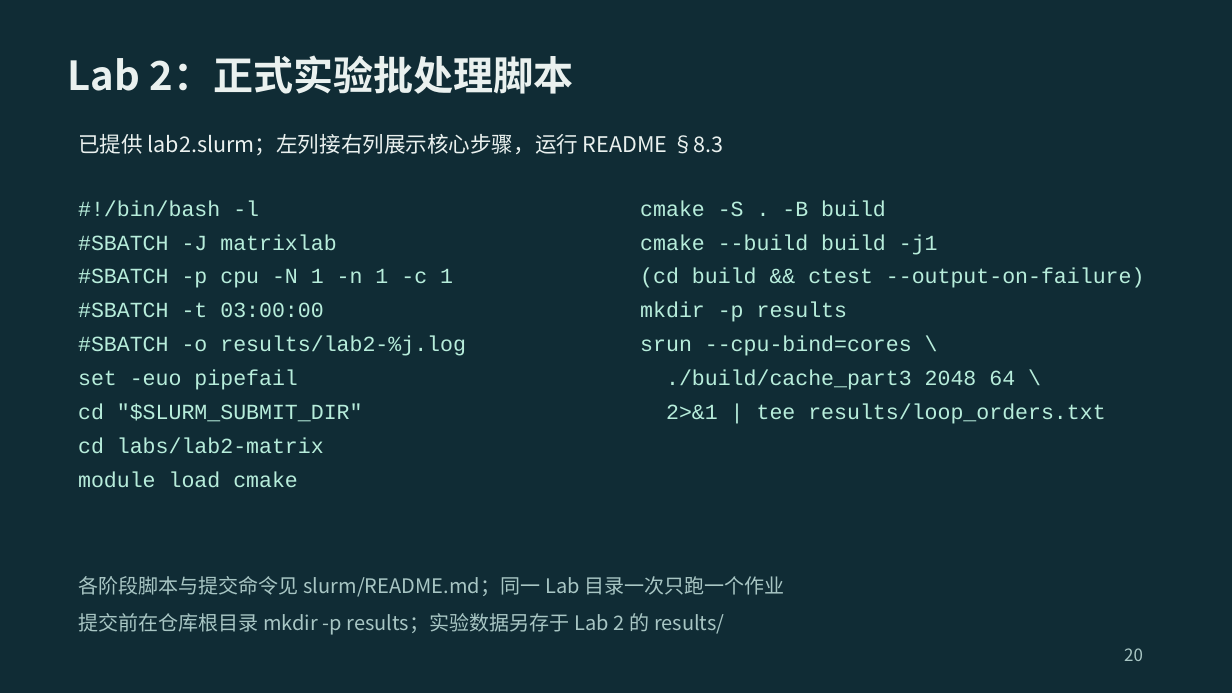
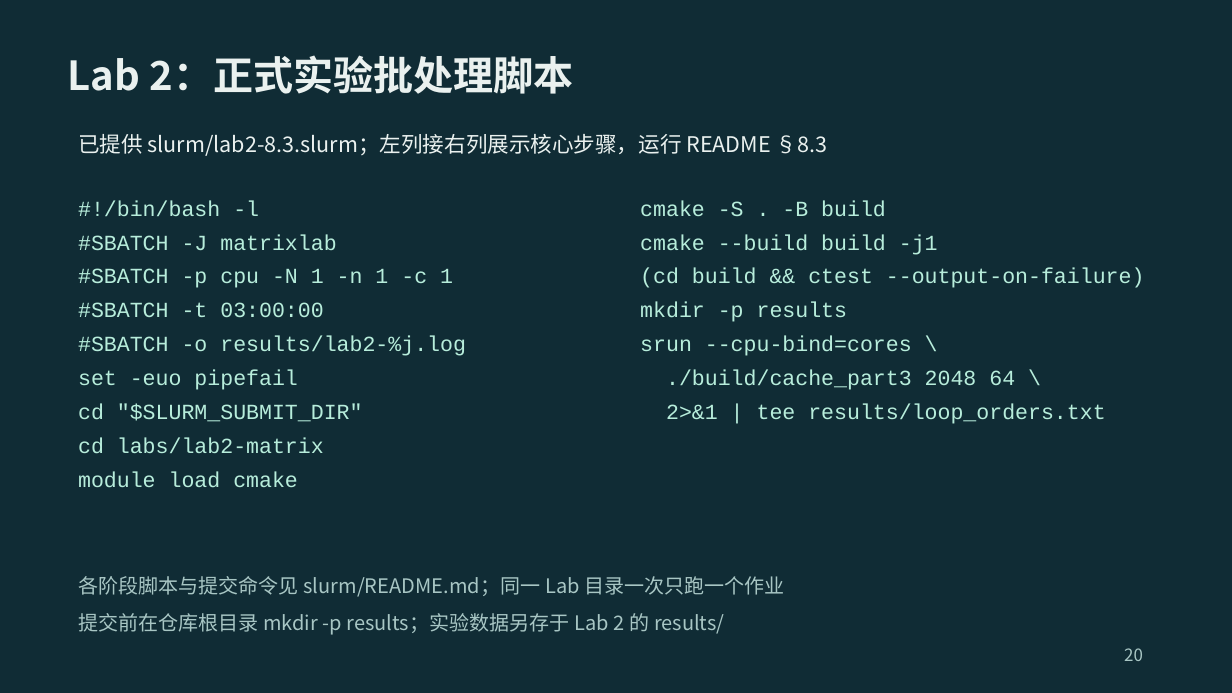
Before and after one commit to 2026-fall-calabs/calabs-2026-fall-starter, a slide deck: slide 20 of docs/交我算平台Lab运行指南-学生版.pptx. Drawn at 1232x693 pixels with LibreOffice and Linux fonts; fonts in the diff are those of the drawing. Boxes give left, top, right and bottom in pixels: in the first picture for what was removed or moved away, otherwise in the second. Text is boxed around its words. In the diff, an @@ line names an element or a change of style, - is before the commit and + after.

Commit message:
refactor: organize Slurm scripts by README section

```diff
--- a/docs/交我算平台Lab运行指南-学生版.pptx
+++ b/docs/交我算平台Lab运行指南-学生版.pptx
@@ text at (78,134,827,156): text changed @@
-已提供 lab2.slurm；左列接右列展示核心步骤，运行 README §8.3
+已提供 slurm/lab2-8.3.slurm；左列接右列展示核心步骤，运行 README §8.3
```
Also in this commit, not shown: 10 other slides changed, 12 other files.
